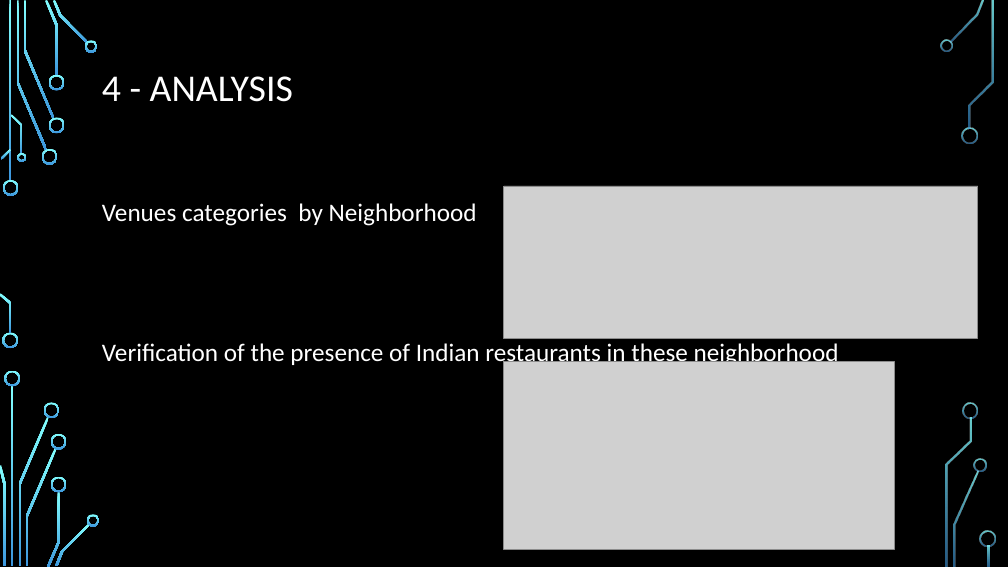
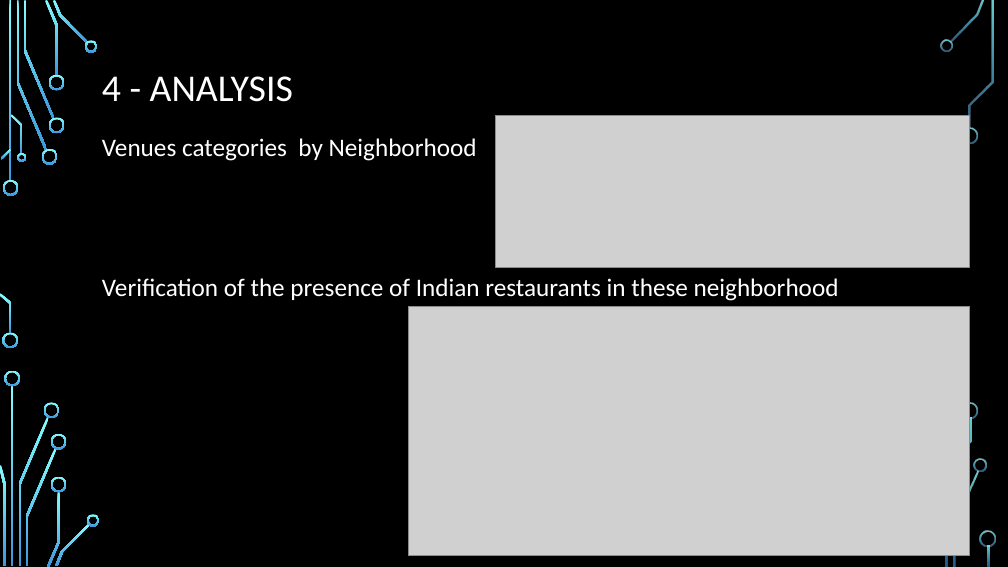
Before and after one commit to IA-cube/Capstone-Project-Final-opening-a-Lebanese-restaurant, a slide deck: slide 6 of Capstone Project Final - Report pres.pptx. Drawn at 1008x567 pixels with LibreOffice and Linux fonts; fonts in the diff are those of the drawing; grey boxes stand for pictures; background and template pictures are left out. Boxes give left, top, right and bottom in pixels: in the first picture for what was removed or moved away, otherwise in the second. Text is boxed around its words. In the diff, an @@ line names an element or a change of style, - is before the commit and + after.

```diff
--- a/Capstone Project Final - Report pres.pptx
+++ b/Capstone Project Final - Report pres.pptx
@@ picture: place and size @@
-picture at [504, 186, 978, 338]
+picture at [496, 116, 970, 268]
@@ text "Venues categories by Neighborhood": place and size @@
-text "Venues categories by Neighborhood" at [102, 203, 839, 367]
+text "Venues categories by Neighborhood" at [102, 138, 839, 301]
@@ picture: place and size @@
-picture at [504, 362, 895, 550]
+picture at [408, 306, 970, 556]
```
Also in this commit, not shown: 8 other slides changed.
